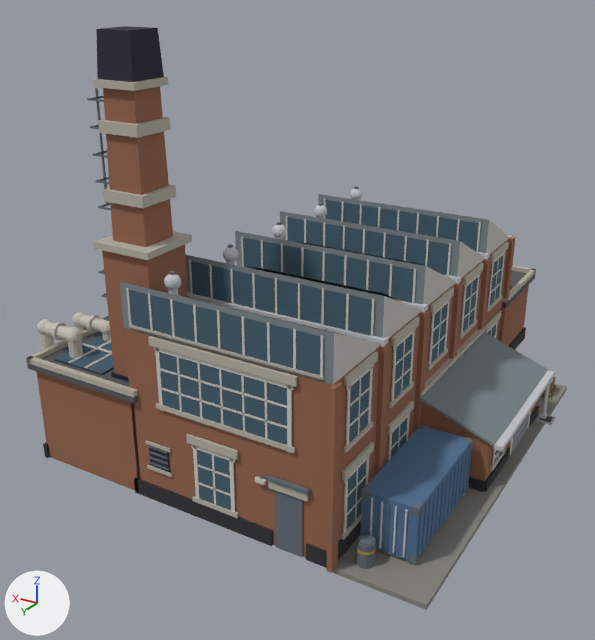
Renders of the glTF model price-of-everything-0.1/assets/supply_chain_3d/industrial_factory_lvl3.glb from each side of a commit.
The view is the same before and after, from a 50 mm lens placed at (-0.679, 1.341, 0.812), pointed at (0.056, 0.116, 0.2). The lights are fixed; the arrows at lower left show +X, +Y and +Z. The first picture is the older version. Vertices at exactly the same position are counted once.

Objects in the first picture: 'industrial_factory', 'industrial_factory_Glass'.
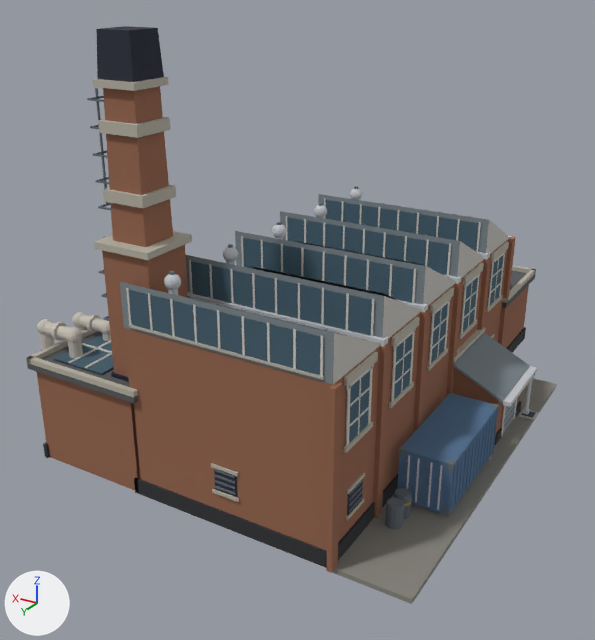
The newer file is also turned or shifted as a whole; pictures and numbers use the older file's frame.

Edits to the bpy script that builds the scene:
```text
Change me_industrial_factory:
    remove me_industrial_factory.from_pydata(...)  # 6442 vertices, 10376 faces; spans x -0.39..0.39, y -0.5..0.5, z 0.0..0.732
    add me_industrial_factory.from_pydata(...)  # 5740 vertices, 9248 faces; spans x -0.356..0.39, y -0.5..0.5, z 0.0..0.732
    me_industrial_factory part 1: a new loose piece, a box spanning x -0.3206..-0.3193, y -0.0699..0.0061, z 0.0081..0.0787, in mat_paint
    me_industrial_factory part 2: a new loose piece, a box spanning x -0.3214..-0.3198, y 0.002..0.0102, z 0.0041..0.0828, in mat_paint
    me_industrial_factory part 3: a new loose piece, a box spanning x -0.322..-0.3138, y -0.1065..-0.0767, z 0.0081..0.0271, in mat_paint
    me_industrial_factory part 4: a new loose piece, a box spanning x -0.322..-0.3138, y 0.0129..0.0427, z 0.0081..0.0271, in mat_paint
    me_industrial_factory part 5: the loose piece of 16 vertices spanning x -0.374..-0.365, y -0.1..-0.092, z 0.008..0.096 is moved by (0.034, 0.0, 0.0)
    me_industrial_factory part 6: the loose piece of 8 vertices spanning x -0.375..-0.364, y -0.101..-0.09, z 0.01..0.02 is moved by (0.034, 0.0, 0.0)
    me_industrial_factory part 7: the loose piece of 8 vertices spanning x -0.39..-0.36, y -0.111..-0.081, z 0.008..0.011 is moved by (0.034, 0.0, 0.0)
    me_industrial_factory part 8: the loose piece of 8 vertices spanning x -0.386..-0.364, y -0.107..-0.085, z 0.009..0.012 is moved by (0.034, 0.0, 0.0)
    me_industrial_factory part 9: a new loose piece, a box spanning x -0.329..-0.239, y 0.077..0.294, z 0.014..0.109, in mat_paint
    me_industrial_factory part 10: a new loose piece, a box spanning x -0.3304..-0.3288, y 0.0826..0.0874, z 0.0204..0.1018, in mat_paint
    me_industrial_factory part 11: a new loose piece, a box spanning x -0.3304..-0.3288, y 0.0993..0.1041, z 0.0204..0.1018, in mat_paint
    me_industrial_factory part 12: a new loose piece, a box spanning x -0.3304..-0.3288, y 0.116..0.1208, z 0.0204..0.1018, in mat_paint
    me_industrial_factory part 13: a new loose piece, a box spanning x -0.3304..-0.3288, y 0.1327..0.1375, z 0.0204..0.1018, in mat_paint
    me_industrial_factory part 14: a new loose piece, a box spanning x -0.3304..-0.3288, y 0.1494..0.1542, z 0.0204..0.1018, in mat_paint
    me_industrial_factory part 15: the loose piece of 8 vertices spanning x -0.33..-0.329, y 0.214..0.219, z 0.02..0.102 is moved by (0.0, -0.048, 0.0)
    me_industrial_factory part 16: the loose piece of 12 vertices spanning x -0.224..-0.223, y 0.382..0.45, z 0.041..0.138 is rebuilt with 8 vertices and now spans x -0.224..-0.223, y 0.393..0.439, z 0.066..0.107
    me_industrial_factory part 17: 129 loose pieces with 1216 vertices, spanning x -0.376..0.112, y -0.238..0.499, z 0.004..0.306, are deleted
    me_industrial_factory part 18: 14 vertices moved from x -0.363..-0.222, y -0.113..0.199, z 0.008..0.164 to x -0.329..-0.222, y -0.113..0.05, z 0.008..0.164; 30 vertices removed from x -0.363..0.012, y -0.215..0.495, z 0.008..0.138; 400 vertices added at x -0.342..-0.017, y -0.208..0.495, z 0.008..0.118
    me_industrial_factory part 19: 4 vertices moved from x -0.375, y -0.256..0.491, z 0.0..0.008 to x -0.353, y -0.256..0.491, z 0.0..0.008
    other edits to the shape of me_industrial_factory do not show in these pictures
Change me_industrial_factory_glass:
    remove me_industrial_factory_glass.from_pydata(...)  # 236 vertices, 334 faces; spans x -0.355..0.328, y -0.258..0.493, z 0.041..0.372
    add me_industrial_factory_glass.from_pydata(...)  # 188 vertices, 262 faces; spans x -0.226..0.328, y -0.258..0.492, z 0.041..0.372
    me_industrial_factory_glass part 20: 6 loose pieces with 48 vertices, spanning x -0.355..0.074, y -0.215..0.493, z 0.041..0.288, are deleted
```

Changed parts and their boxes [x1, y1, x2, y2] in the pictures (595 x 640 px; the box of a moved part takes in the faces that stretch with it):
'industrial_factory', reshaped
    before: [26, 26, 567, 610]
    after: [26, 26, 557, 604]
part 1 of me_industrial_factory, added
    after: [503, 401, 516, 433]
part 2 of me_industrial_factory, added (mostly hidden)
    after: [501, 405, 506, 437]
part 3 of me_industrial_factory, added
    after: [515, 401, 521, 417]
part 4 of me_industrial_factory, added
    after: [494, 428, 502, 445]
part 5 of me_industrial_factory, moved or reshaped (mostly hidden)
    before: [542, 384, 550, 415]
    after: [524, 380, 532, 410]
part 6 of me_industrial_factory, moved or reshaped
    before: [540, 412, 547, 419]
    after: [522, 409, 530, 414]
part 7 of me_industrial_factory, moved or reshaped
    before: [536, 413, 556, 425]
    after: [519, 410, 538, 420]
part 8 of me_industrial_factory, moved or reshaped
    before: [539, 416, 552, 422]
    after: [521, 411, 536, 418]
part 9 of me_industrial_factory, added (blue)
    after: [397, 395, 497, 514]
part 10 of me_industrial_factory, added
    after: [492, 411, 498, 452]
part 11 of me_industrial_factory, added
    after: [489, 415, 495, 456]
part 12 of me_industrial_factory, added
    after: [486, 419, 492, 461]
part 13 of me_industrial_factory, added
    after: [482, 423, 489, 465]
part 14 of me_industrial_factory, added
    after: [479, 427, 485, 470]
part 15 of me_industrial_factory, moved or reshaped
    before: [466, 445, 472, 489]
    after: [476, 432, 482, 475]
part 16 of me_industrial_factory, rebuilt (not visible before)
    after: [347, 482, 363, 515]
part 17 of me_industrial_factory, deleted
    before: [145, 311, 557, 569]
part 18 of me_industrial_factory, cut back
    before: [134, 327, 548, 568]
    after: [211, 327, 537, 530]
part 19 of me_industrial_factory, moved or reshaped
    before: [332, 384, 567, 610]
    after: [332, 379, 557, 604]
part 20 of me_industrial_factory_glass, deleted
    before: [159, 324, 502, 529]
